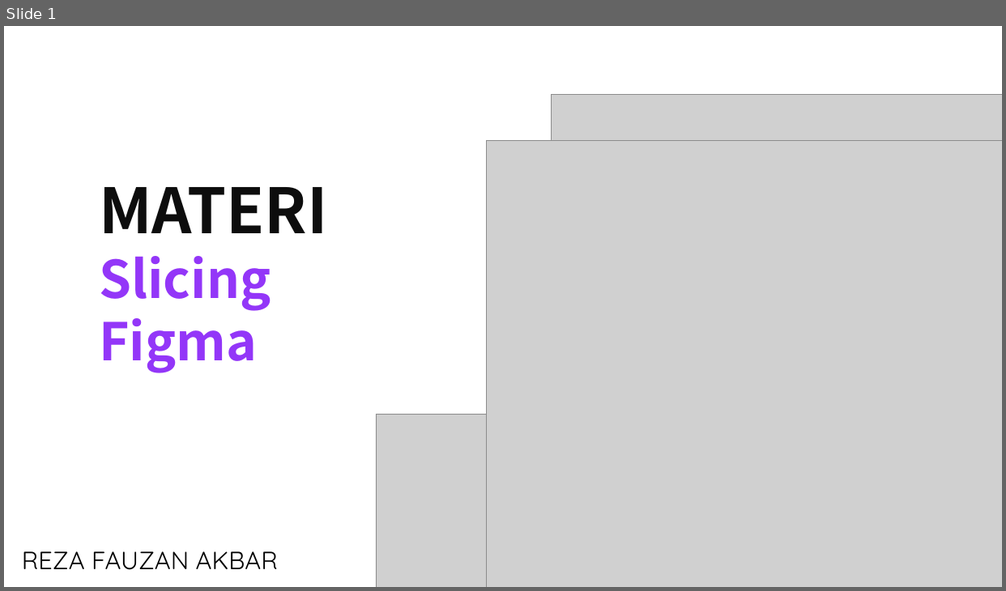
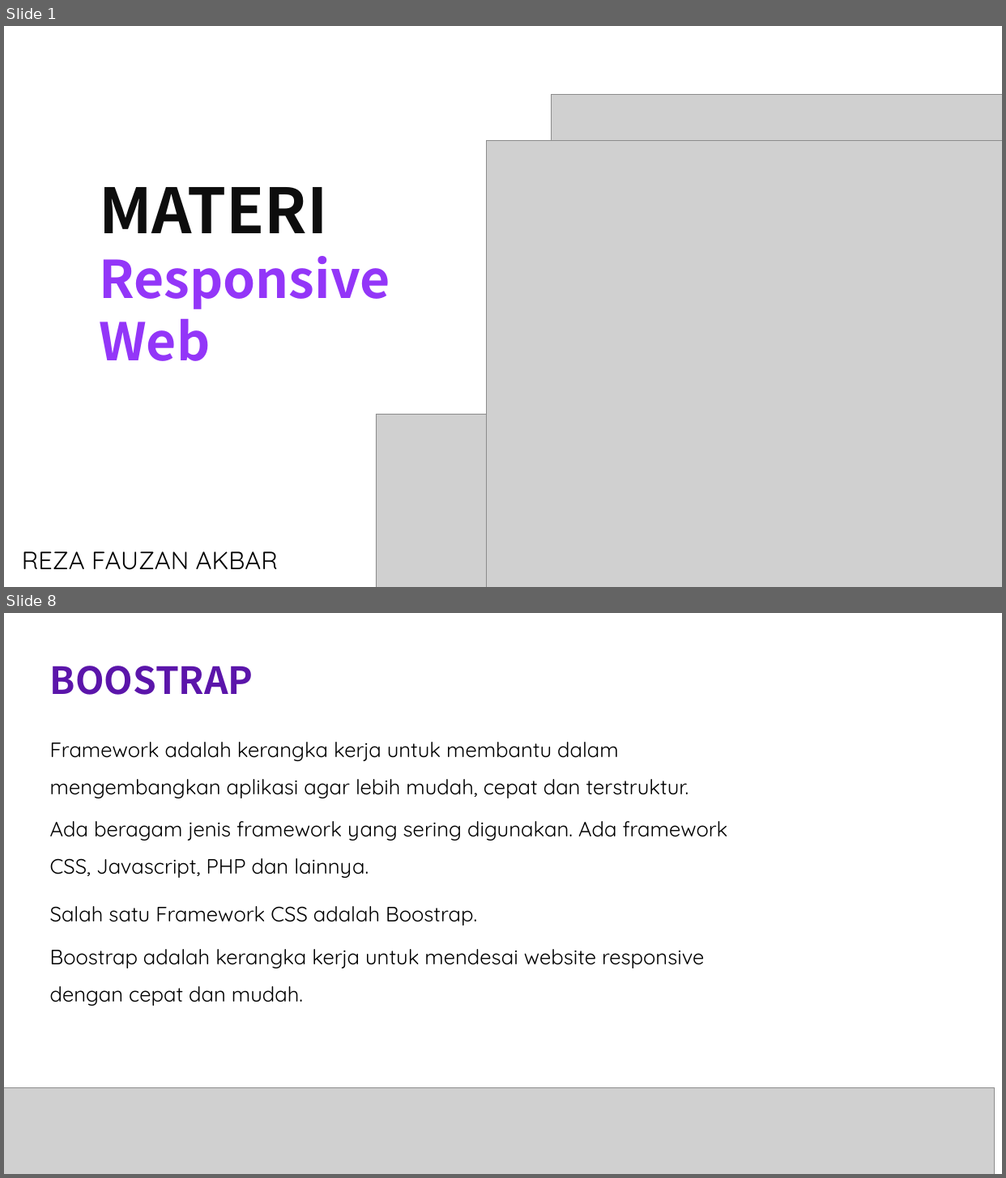
Before and after one commit to rezafauzanakbar/slicing_food_recipes, a slide deck: objective.pptx. Shown one above the other, each under a label of ours: slide 1 before the commit, slides 1 and 8 after it; the slides between them are not shown. The pictures are 1006x591 and 1006x1178 pixels, drawn with LibreOffice and Linux fonts; fonts in the diff are those of the drawing; grey boxes stand for pictures. Boxes give left, top, right and bottom in pixels: in the first picture for what was removed or moved away, otherwise in the second. Text is boxed around its words. In the diff, an @@ line names an element or a change of style, - is before the commit and + after.

```diff
--- a/objective.pptx
+++ b/objective.pptx
@@ slide 8 added at (4, 613, 1002, 1174), background #FFFFFF @@
@@ text added at (50, 666, 253, 695), 72 pt, text #5B15AA, bold @@
+BOOSTRAP
@@ text added at (50, 742, 689, 798), 40 pt, text #000000 @@
+Framework adalah kerangka kerja untuk membantu dalam mengembangkan aplikasi agar lebih mudah, cepat dan terstruktur.
@@ text added at (50, 821, 728, 878), 40 pt, text #000000 @@
+Ada beragam jenis framework yang sering digunakan. Ada framework CSS, Javascript, PHP dan lainnya.
@@ text added at (50, 906, 477, 926), 40 pt, text #000000 @@
+Salah satu Framework CSS adalah Boostrap.
@@ text added at (50, 949, 704, 1006), 40 pt, text #000000 @@
+Boostrap adalah kerangka kerja untuk mendesai website responsive dengan cepat dan mudah.
@@ picture added at (4, 1088, 995, 1174) @@
@@ slide 1 changed as well @@
@@ text at (99, 256, 390, 361): text changed @@
-Slicing
-Figma
+Responsive
+Web
```
Also in this commit, not shown: 7 other slides added, 8 slides removed, 12 other files.
